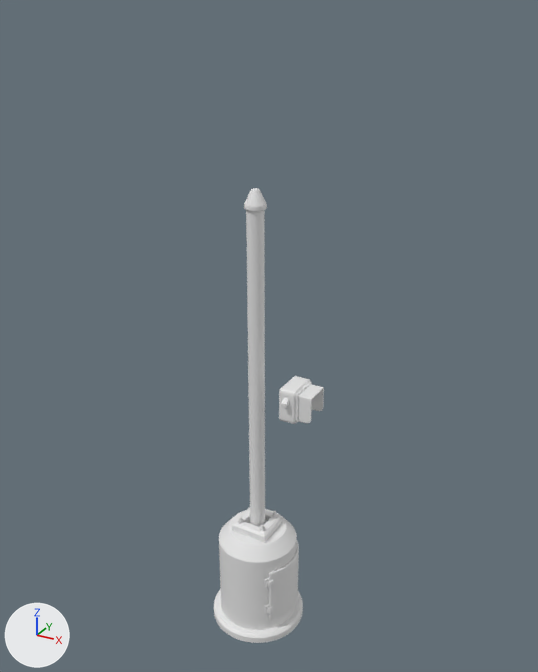
Two versions of the Blender file untitled.blend, one commit apart.
Before and after are seen from a 50 mm lens placed at (6.42, -11.17, 12.31), pointed at (0.12, 0.27, 6.58). The axes (+X, +Y, +Z) are drawn at lower left. The lights are the same throughout.
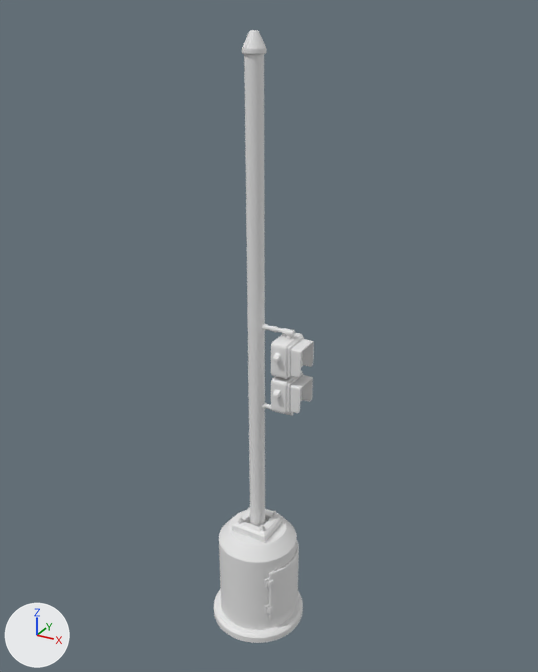
Commit message: small spotlight finished

Location of each change, [x1, y1, x2, y2] in pixels of the pictures (538 x 672 px):
```json
{"object": "Circle.011", "change": "reshaped", "before": [244, 188, 267, 527], "after": [242, 30, 267, 527], "on screen": "8% wider, 46% taller"}
{"object": "Cube", "change": "moved", "before": [279, 376, 312, 424], "after": [271, 333, 304, 379]}
{"object": "Cube.001", "change": "moved", "before": [298, 384, 324, 423], "after": [290, 339, 314, 378]}
{"object": "Cube.002", "change": "added", "after": [271, 370, 303, 414]}
{"object": "Cube.003", "change": "added", "after": [290, 375, 313, 413]}
{"object": "Cylinder.002", "change": "added", "after": [262, 324, 295, 336]}
{"object": "Cylinder.003", "change": "added", "after": [262, 402, 293, 416]}
{"object": "Circle.012", "change": "added", "after": [286, 335, 292, 339]}
```

The change, as JSON lines over the scene's bpy script:
```json
{"block": "me_circle_008", "where": "me_circle_008.from_pydata(...)  # 41 vertices, 36 faces; spans x -0.8..0.8, y -0.8..0.8, z 0.0..25.0"}
{"block": "me_circle_008", "where": "# used by ob_circle_011; location = (0.0, 0.0, 2.14); scale = (0.292, 0.292, 0.292)"}
{"block": "me_circle_008", "change": "me_circle_008 part 1: all 33 vertices in x -0.8..0.8, y -0.8..0.8, z 23.8..25.0 are moved by (0.0, 0.0, 8.7)"}
{"op": "add", "block": "me_circle_009", "code": ["me_circle_009 = bpy.data.meshes.new('Circle.009')", "me_circle_009.from_pydata(...)  # 50 vertices, 48 faces; spans x -1.3..1.3, y -1.3..1.3, z -27.9..11.3", "me_circle_009.polygons.foreach_set('use_smooth', [True] * 48)"]}
{"op": "add", "block": "me_cylinder_002", "code": ["me_cylinder_002 = bpy.data.meshes.new('Cylinder.002')", "me_cylinder_002.from_pydata(...)  # 124 vertices, 117 faces; spans x -0.99..1.38, y -1.18..1.18, z -5.93..8.05", "me_cylinder_002.polygons.foreach_set('use_smooth', [True] * 117)"]}
{"op": "set", "path": "ob_cube.location", "old": "(0.75, 0.0, 5.52)", "new": "(0.57, 0.0, 6.42)"}
{"op": "set", "path": "ob_cube_001.location", "old": "(1.28, 0.0, 5.52)", "new": "(1.11, 0.0, 6.42)"}
{"op": "add", "block": "ob_circle_012", "code": ["ob_circle_012 = bpy.data.objects.new('Circle.012', me_circle_009)", "ob_circle_012.location = (0.69, 0.0, 6.4)", "ob_circle_012.rotation_euler = (0.0, 0.0, -0.349)  # degrees (0, 0, -20)", "ob_circle_012.scale = (0.0423, 0.0423, 0.0423)", "_m = ob_circle_012.modifiers.new('Bevel', 'BEVEL')", "_m.width = 0.01", "_m.width_pct = 0.01", "_m.segments = 3", "_m.limit_method = 'WEIGHT'", "_m.angle_limit = 2.094"]}
{"op": "add", "block": "ob_cylinder_003", "code": ["ob_cylinder_003 = bpy.data.objects.new('Cylinder.003', me_cylinder_002)", "ob_cylinder_003.location = (0.37, 0.0, 5.23)", "ob_cylinder_003.rotation_euler = (0.0, 1.571, 0.0)  # degrees (0, 90, 0)", "ob_cylinder_003.scale = (0.0529, 0.0529, 0.0529)", "_m = ob_cylinder_003.modifiers.new('Bevel', 'BEVEL')", "_m.width = 0.001", "_m.width_pct = 0.001", "_m.segments = 2", "_m.angle_limit = 0.541", "_m = ob_cylinder_003.modifiers.new('Subdivision', 'SUBSURF')", "_m.levels = 2"]}
{"op": "add", "block": "ob_cube_003", "code": ["ob_cube_003 = bpy.data.objects.new('Cube.003', me_cube_001)", "ob_cube_003.location = (1.11, 0.0, 5.67)", "ob_cube_003.scale = (0.275, 0.275, 0.275)", "_m = ob_cube_003.modifiers.new('Solidify', 'SOLIDIFY')", "_m.thickness = 0.1", "_m.use_even_offset = True", "_m = ob_cube_003.modifiers.new('Subdivision', 'SUBSURF')", "_m.levels = 2"]}
{"op": "add", "block": "ob_cube_002", "code": ["ob_cube_002 = bpy.data.objects.new('Cube.002', me_cube)", "ob_cube_002.location = (0.57, 0.0, 5.68)", "ob_cube_002.scale = (0.344, 0.344, 0.344)", "_m = ob_cube_002.modifiers.new('Bevel', 'BEVEL')", "_m.width = 0.01", "_m.width_pct = 0.01", "_m.limit_method = 'WEIGHT'", "_m = ob_cube_002.modifiers.new('Subdivision', 'SUBSURF')", "_m.levels = 2"]}
{"op": "add", "block": "ob_cylinder_002", "code": ["ob_cylinder_002 = bpy.data.objects.new('Cylinder.002', me_cylinder_002)", "ob_cylinder_002.location = (0.37, 0.0, 6.9)", "ob_cylinder_002.rotation_euler = (0.0, 1.571, 0.0)  # degrees (0, 90, 0)", "ob_cylinder_002.scale = (0.0529, 0.0529, 0.0529)", "_m = ob_cylinder_002.modifiers.new('Bevel', 'BEVEL')", "_m.width = 0.001", "_m.width_pct = 0.001", "_m.segments = 2", "_m.angle_limit = 0.541", "_m = ob_cylinder_002.modifiers.new('Subdivision', 'SUBSURF')", "_m.levels = 2"]}
```
